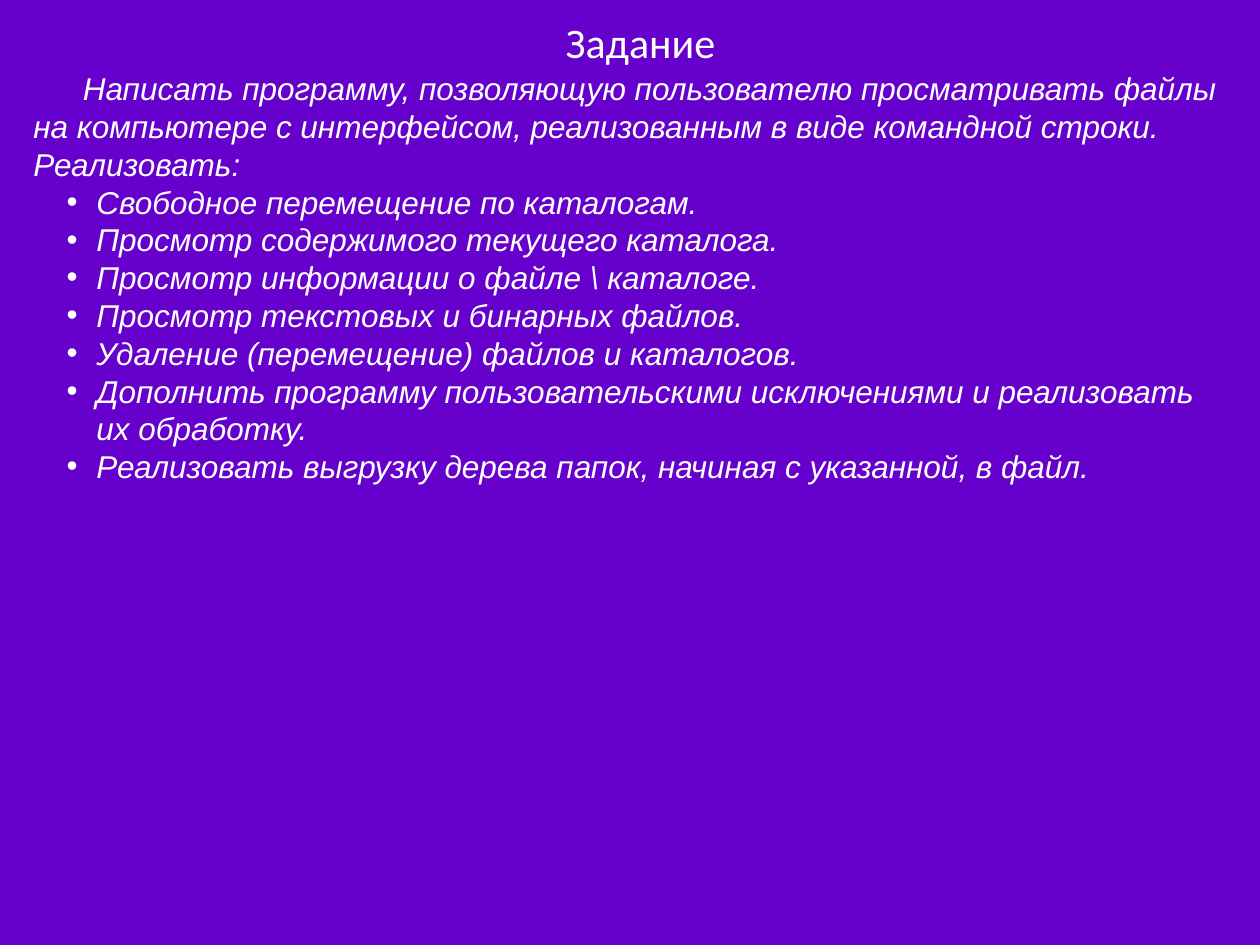
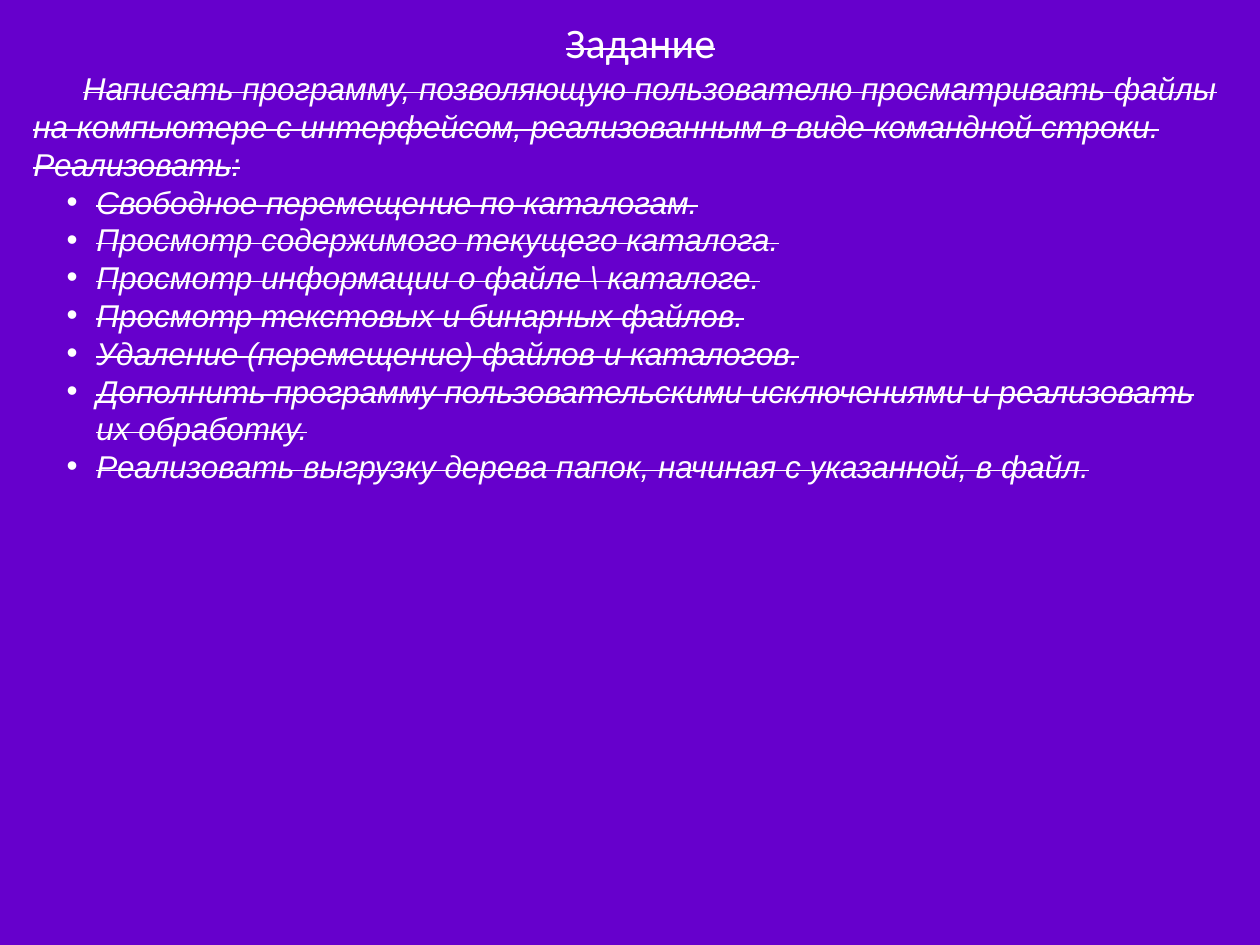
Before and after one commit to bazile/Training, a slide deck: slide 40 of Presentation/lesson-04-io.pptx (slide 38 before the commit). Drawn at 1260x945 pixels with LibreOffice and Linux fonts; fonts in the diff are those of the drawing. Boxes give left, top, right and bottom in pixels: in the first picture for what was removed or moved away, otherwise in the second. Text is boxed around its words. In the diff, an @@ line names an element or a change of style, - is before the commit and + after.

```diff
--- a/Presentation/lesson-04-io.pptx
+++ b/Presentation/lesson-04-io.pptx
@@ text "Задание" at (x1=566, y1=30, x2=715, y2=65): strikethrough on @@
@@ text "Написать программу, позволяющую пользователю просматривать ..." at (x1=33, y1=77, x2=1216, y2=484): strikethrough on @@
```
Also in this commit, not shown: 2 slides added, 1 other file.
